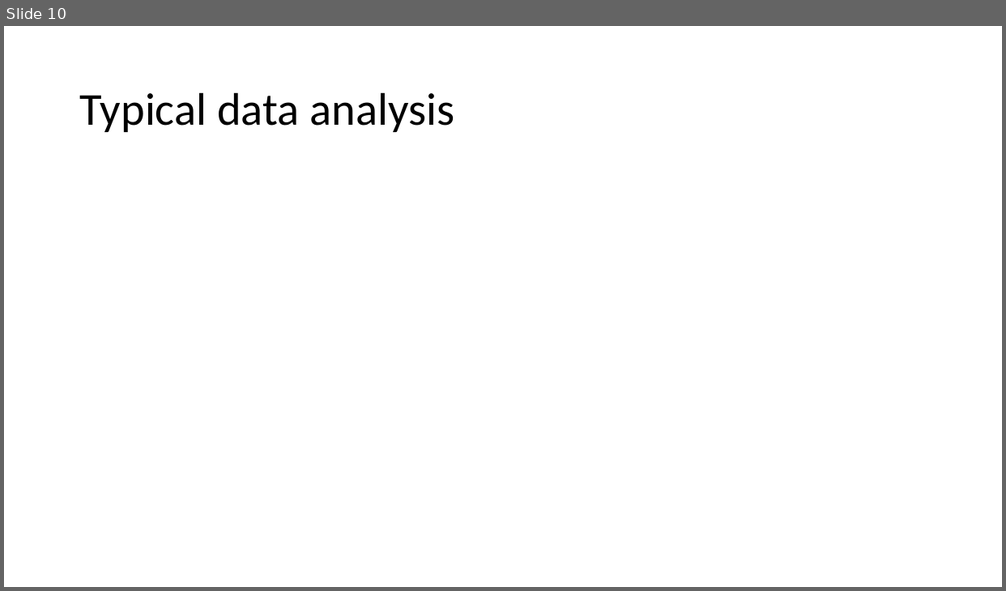
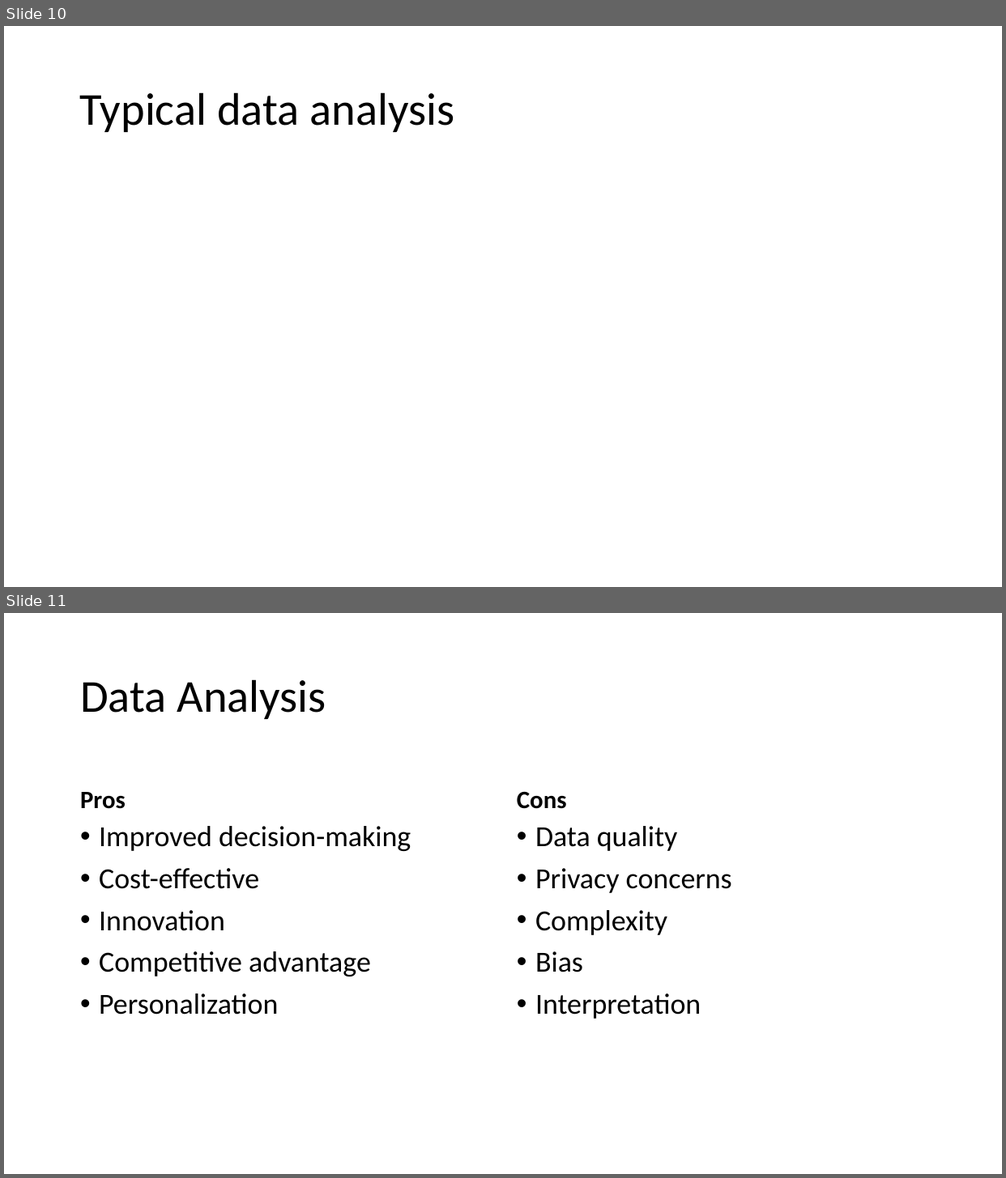
Before and after one commit to PRF-Development/DataAnalysisExtras, a slide deck: WhatIsDataAnalysis.pptx. Shown one above the other, each under a label of ours: slide 10 before the commit, slides 10 and 11 after it. The pictures are 1006x591 and 1006x1178 pixels, drawn with LibreOffice and Linux fonts; fonts in the diff are those of the drawing; grey boxes stand for pictures. Boxes give left, top, right and bottom in pixels: in the first picture for what was removed or moved away, otherwise in the second. Text is boxed around its words. In the diff, an @@ line names an element or a change of style, - is before the commit and + after.

Commit message:
added DA pros and cons slide

```diff
--- a/WhatIsDataAnalysis.pptx
+++ b/WhatIsDataAnalysis.pptx
@@ slide 11 added at (4, 613, 1002, 1174), background #FFFFFF @@
@@ title added at (80, 679, 326, 719), 44 pt, text #000000 @@
+Data Analysis
@@ text added at (80, 792, 126, 809), 24 pt, text #000000, bold @@
+Pros
@@ text added at (517, 791, 567, 809), 24 pt, text #000000, bold @@
+Cons
@@ text added at (99, 826, 411, 1015), 28 pt, text #000000 @@
+• Improved decision-making
+• Cost-effective
+• Innovation
+• Competitive advantage
+• Personalization
@@ text added at (535, 826, 732, 1019), 28 pt, text #000000 @@
+• Data quality
+• Privacy concerns
+• Complexity
+• Bias
+• Interpretation
```
